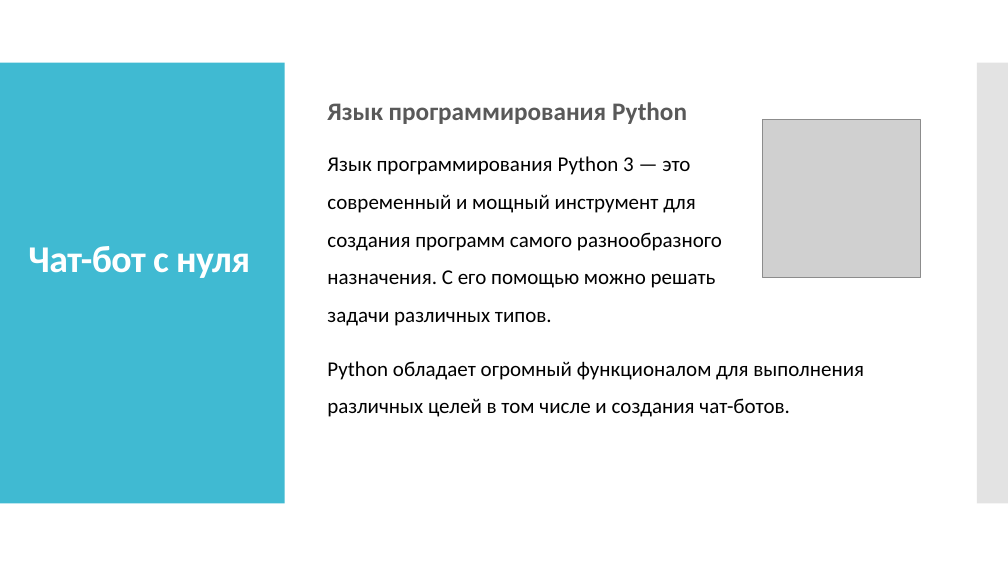
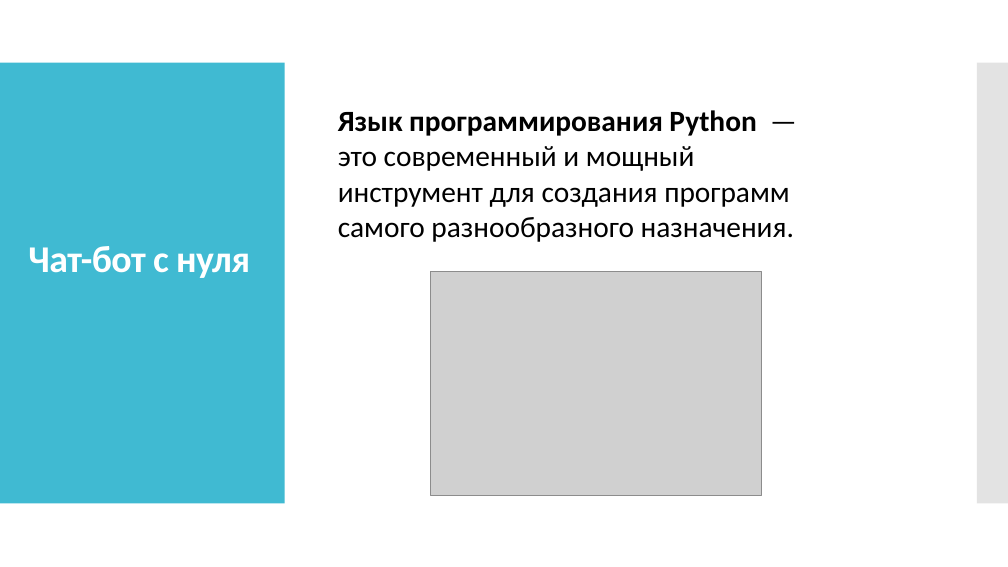
Before and after one commit to Gred1/BotProject, a slide deck: slide 7 of Создание бота, как искусственного интеллекта посредством языка.pptx. Drawn at 1008x567 pixels with LibreOffice and Linux fonts; fonts in the diff are those of the drawing; grey boxes stand for pictures. Boxes give left, top, right and bottom in pixels: in the first picture for what was removed or moved away, otherwise in the second. Text is boxed around its words. In the diff, an @@ line names an element or a change of style, - is before the commit and + after.

```diff
--- a/Создание бота, как искусственного интеллекта посредством языка.pptx
+++ b/Создание бота, как искусственного интеллекта посредством языка.pptx
@@ text at box(338, 110, 794, 242): text changed; size 20 to 28 pt @@
-Язык программирования Python
-Язык программирования Python 3 — это современный и мощный инструмент для создания программ самого разнообразного назначения. С его помощью можно решать задачи различных типов.
+Язык программирования Python — это современный и мощный инструмент для создания программ самого разнообразного назначения.
@@ picture removed at box(763, 119, 920, 277) @@
@@ picture added at box(430, 271, 761, 495) @@
@@ text removed at box(327, 361, 864, 417) @@
-Python обладает огромный функционалом для выполнения различных целей в том числе и создания чат-ботов.
```
Also in this commit, not shown: 6 other slides changed.
